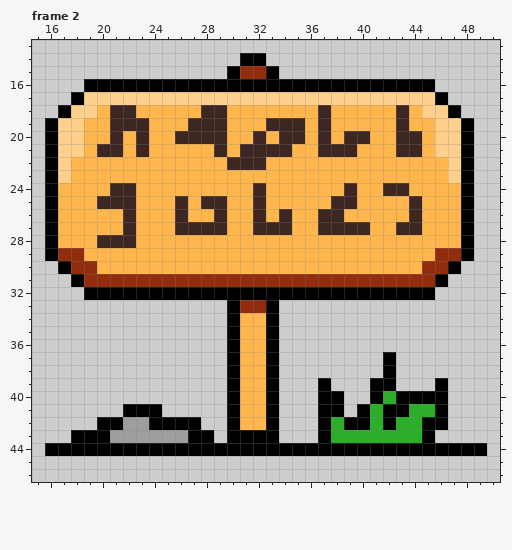
One commit to this pixel-art file: letrero.ase. Above is the file before it was changed.
82x82 pixels, 2 frames. Shown: frame 2: x 15..50, y 13..46.
And afterwards:
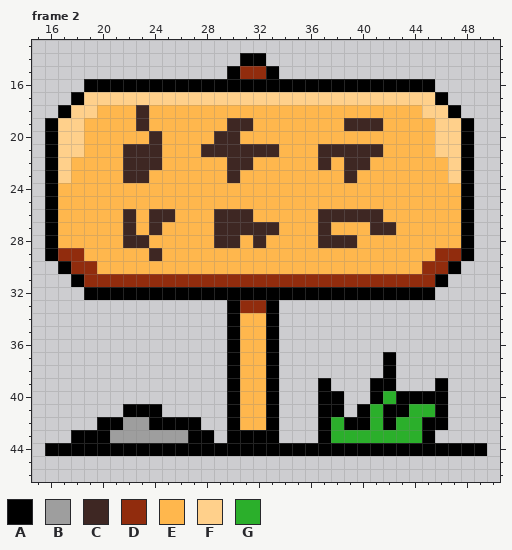
Palette (. is transparent): A #000000  B #9e9e9e  C #3e2723  D #912c0d  E #ffb74d  F #ffd08b  G #2baf2b
The edit:
--- frame 2
@@ x 15..50 @@
 17 ...AFFFFFFFFFFFFFFFFFFFFFFFFFFFA....
-18 ..AFFECCEEEEECCEEEEEEECEEEEECEFFA...
-19 .AFFEECCCEEECCCEEECCCECEEEEECEEFFA..
-20 .AFFEECECEECCCCEECECCECECCEECCEFFA..
-21 .AFFECCECEEEEECECCCCEECCCEEECCEFFA..
-22 .AFEEEEEEEEEEEECCCEEEEEEEEEEEEEEFA..
-23 .AFEEEEEEEEEEEEEEEEEEEEEEEEEEEEEFA..
-24 .AEEEECCEEEEEEEEECEEEEEECEECCEEEEA..
-25 .AEEECCCEEECECCEECEEEEECCEEEECEEEA..
-26 .AEEEEECEEECEECEECECEECCEEEEECEEEA..
-27 .AEEEEECEEECCCCEECCCEECCCCEECCEEEA..
-28 .AEEECCCEEEEEEEEEEEEEEEEEEEEEEEEEA..
-29 .ADDEEEEEEEEEEEEEEEEEEEEEEEEEEEDDA..
+18 ..AFFEEECEEEEEEEEEEEEEEEEEEEEEFFA...
+19 .AFFEEEECEEEEEECCEEEEEEECCCEEEEFFA..
+20 .AFFEEEEECEEEECCEEEEEEEEEEEEEEEFFA..
+21 .AFFEEECCCEEECCCCCCEEECCCCCEEEEFFA..
+22 .AFEEEECCCEEEEECCEEEEECECCEEEEEEFA..
+23 .AFEEEECCEEEEEECEEEEEEEECEEEEEEEFA..
+24 .AEEEEEEEEEEEEEEEEEEEEEEEEEEEEEEEA..
+25 .AEEEEEEEEEEEEEEEEEEEEEEEEEEEEEEEA..
+26 .AEEEEECECCEEECCCEEEEECCCCCEEEEEEA..
+27 .AEEEEECECEEEECCCCCEEECEEECCEEEEEA..
+28 .AEEEEECCEEEEECCECEEEECCCEEEEEEEEA..
+29 .ADDEEEEECEEEEEEEEEEEEEEEEEEEEEDDA..
 30 ..ADDEEEEEEEEEEEEEEEEEEEEEEEEEDDA...
